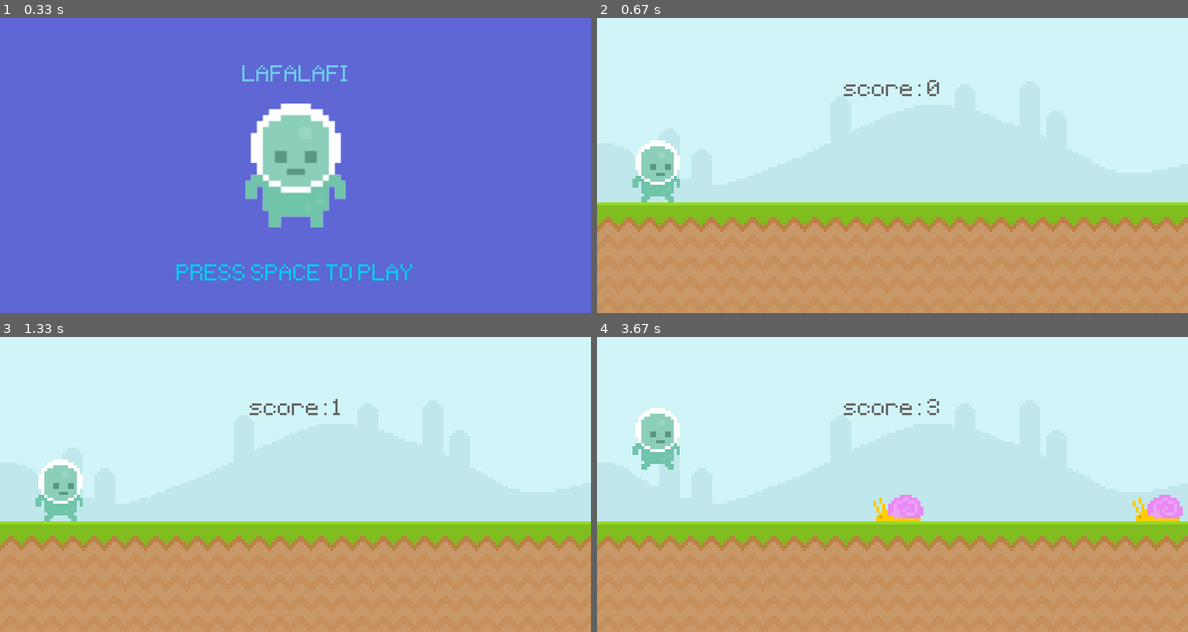
Above: before the commit, frames 1-4 (two rows, left to right).
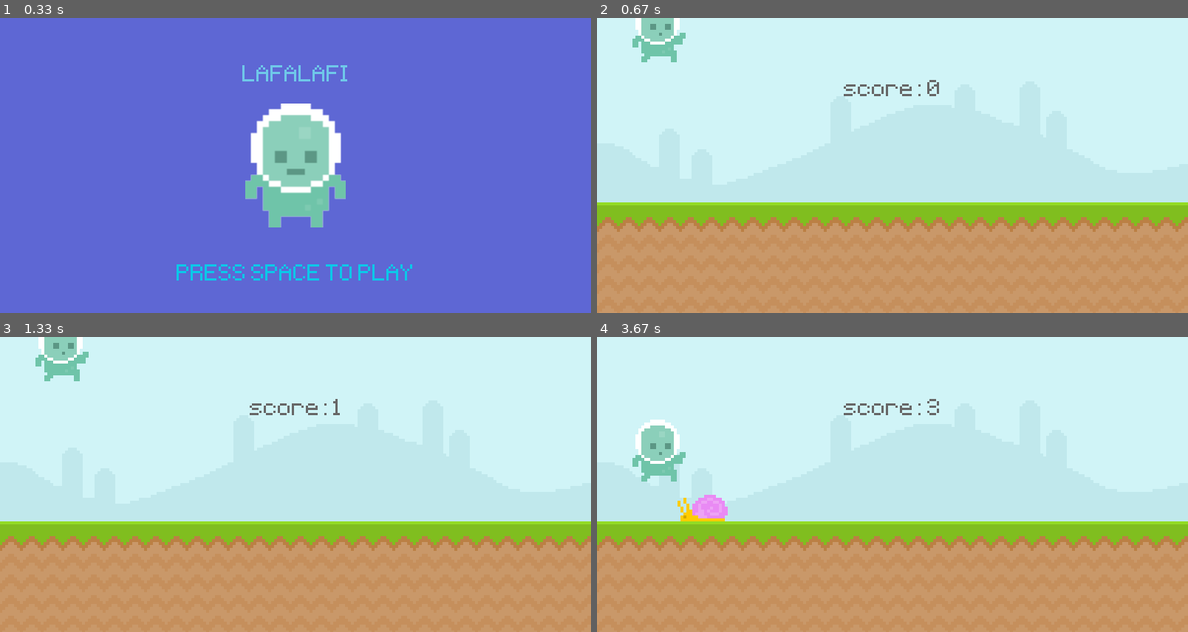
Above: after the commit, the same moments.

Repository: RishatTalukder/pygame-hub
Game: pygame game, started from main_game.py
Two runs of this game, one before a commit and one after it. Both use one fixed random seed, a clock stepped at 60 frames per second and the inputs below.
Inputs (mouse positions are in pixels of both pictures, inside the frame that each line leads up to):
- Up to frame 1 (0.33 s): no input
- Up to frame 2 (0.67 s): tap Space at 0.33 s
- Up to frame 3 (1.33 s): hold Space 0.67-1.13 s; move the mouse to (88, 590) at 0.7 s
- Up to frame 4 (3.67 s): tap Space at 2.17, 2.57, 2.87, 3.6 s; move the mouse to (857, 457) at 2.53 s; move the mouse to (685, 587) at 3.6 s

Frame 1 is identical in both runs. In frame 2, 2.2% of the frame differs, in the area x 6-15%, y 0-63%; in frame 3, 2.2%; in frame 4, 2.9%, in the area x 6-100%, y 24-63%.

Commit message:
update && upgraded

Diff:
--- /dev/null
+++ b/clean_version.py
@@ -0,0 +1,214 @@
+from typing import Any
+import pygame
+from sys import exit
+from random import randint, choice
+
+
+class Player(pygame.sprite.Sprite):
+    def __init__(
+        self,
+    ):
+        super().__init__()
+        self.player_walk_1 = pygame.image.load(
+            "graphics/Player/player_walk_1.png"
+        ).convert_alpha()
+        self.player_walk_2 = pygame.image.load(
+            "graphics/Player/player_walk_2.png"
+        ).convert_alpha()
+        self.player_index = 0
+        self.walk = [self.player_walk_1, self.player_walk_2]
+        self.player_jump = pygame.image.load("graphics/Player/jump.png").convert_alpha()
+        self.image = self.walk[self.player_index]
+        self.rect = self.image.get_rect(midbottom=(80, 250))
+        self.gravity = 0
+
+    def player_input(self):
+        keys = pygame.key.get_pressed()
+        if keys[pygame.K_SPACE] and self.rect.bottom >= 250 and game_active:
+            jump_sound.play()
+            self.gravity = -20
+
+    def apply_gravity(self):
+        self.gravity += 1
+        self.rect.y += self.gravity
+        if self.rect.bottom >= 250:
+            self.rect.bottom = 250
+
+    def update(self):
+        self.player_input()
+        self.apply_gravity()
+        self.player_animation()
+
+    def player_animation(self):
+        if self.rect.bottom < 250:
+            self.image = self.player_jump
+
+        else:
+            self.player_index += 0.1
+            if self.player_index >= len(self.walk):
+                self.player_index = 0
+            self.image = self.walk[int(self.player_index)]
+
+
+class Obstacle(pygame.sprite.Sprite):
+    def __init__(self, type):
+        super().__init__()
+        if type == "fly":
+            fly_frame_1 = pygame.image.load("graphics/Fly/Fly1.png").convert_alpha()
+            fly_frame_2 = pygame.image.load("graphics/Fly/Fly2.png").convert_alpha()
+            self.frames = [fly_frame_1, fly_frame_2]
+            y_pos = 150
+
+        else:
+            enemy_frame_1 = pygame.image.load(
+                "graphics/snail/snail1.png"
+            ).convert_alpha()
+            enemy_frame_2 = pygame.image.load(
+                "graphics/snail/snail2.png"
+            ).convert_alpha()
+            self.frames = [enemy_frame_1, enemy_frame_2]
+            y_pos = 250
+
+        self.animation_index = 0
+
+        self.image = self.frames[self.animation_index]
+
+        self.rect = self.image.get_rect(midbottom=(randint(900, 1400), y_pos))
+
+    def animation_state(self):
+        self.animation_index += 0.1
+        if self.animation_index >= len(self.frames):
+            self.animation_index = 0
+
+        self.image = self.frames[int(self.animation_index)]
+
+    def update(
+        self,
+    ):
+        self.animation_state()
+        self.rect.x -= 6
+        self.destroy()
+
+    def destroy(self):
+        if self.rect.x <= -100:
+            self.kill()
+
+
+def display_score():
+    current_time = pygame.time.get_ticks() // 1000 - starting_time
+    score_surface = text_font.render(
+        "score: " + str(current_time), False, (103, 103, 103)
+    )
+    score_rect = score_surface.get_rect(center=(400, 100))
+    screen.blit(score_surface, score_rect)
+    return current_time
+
+
+def collision_sprite():
+    if pygame.sprite.spritecollide(player.sprite, obstacle_group, False):
+        obstacle_group.empty()
+        return False
+
+    return True
+
+
+pygame.init()
+
+screen = pygame.display.set_mode((800, 400))
+pygame.display.set_caption("LAFALAFI")
+clock = pygame.time.Clock()
+game_active = False
+starting_time = 0
+score = 0
+
+jump_sound = pygame.mixer.Sound("audio/jump.mp3")
+jump_sound.set_volume(0.2)
+
+bg_music = pygame.mixer.Sound("audio/music.wav")
+bg_music.set_volume(0.4)
+bg_music.play(loops=-1)
+
+
+player = pygame.sprite.GroupSingle()
+player.add(Player())
+
+obstacle_group = pygame.sprite.Group()
+
+text_font = pygame.font.Font("font/Pixeltype.ttf", 50)
+
+sky_surface = pygame.image.load("graphics/Sky.png").convert()
+ground_surface = pygame.image.load("graphics/ground.png").convert()
+
+
+player_stand_surface = pygame.image.load(
+    "graphics/Player/player_stand.png"
+).convert_alpha()
+
+player_stand_surface = pygame.transform.rotozoom(player_stand_surface, 0, 2)
+player_stand_rect = player_stand_surface.get_rect(center=(400, 200))
+
+
+text_surface = text_font.render("LAFALAFI", False, (111, 200, 233))
+text_rect = text_surface.get_rect(center=(400, 80))
+
+massage_text = text_font.render("PRESS SPACE TO PLAY", False, (11, 200, 233))
+massege_rect = massage_text.get_rect(center=(400, 350))
+
+obstacle_timer = pygame.USEREVENT + 1
+
+pygame.time.set_timer(obstacle_timer, 1500)
+
+enemy_animation_timer = pygame.USEREVENT + 2
+pygame.time.set_timer(enemy_animation_timer, 300)
+
+fly_animation_timer = pygame.USEREVENT + 3
+pygame.time.set_timer(fly_animation_timer, 200)
+
+
+while True:
+    for event in pygame.event.get():
+        if event.type == pygame.QUIT:
+            pygame.quit()
+            exit()
+
+        if game_active:
+            if event.type == obstacle_timer:
+                obstacle_group.add(Obstacle(choice(["fly", "snail", "snail", "snail"])))
+
+        else:
+            if event.type == pygame.KEYDOWN:
+                if event.key == pygame.K_SPACE:
+                    game_active = True
+                    starting_time = pygame.time.get_ticks() // 1000
+
+    if game_active:
+        screen.blit(sky_surface, (0, 0))
+        screen.blit(ground_surface, (0, 250))
+
+        player.draw(screen)
+        player.update()
+
+        obstacle_group.draw(screen)
+        obstacle_group.update()
+        score = display_score()
+
+        game_active = collision_sprite()
+
+    else:
+        screen.fill((94, 103, 212))
+        screen.blit(player_stand_surface, player_stand_rect)
+        screen.blit(text_surface, text_rect)
+
+        score_msg_surface = text_font.render(
+            f"your score: {score}", False, (111, 200, 233)
+        )
+        score_msg_rect = score_msg_surface.get_rect(center=(400, 350))
+
+        if score:
+            screen.blit(score_msg_surface, score_msg_rect)
+
+        else:
+            screen.blit(massage_text, massege_rect)
+
+    pygame.display.update()
+    clock.tick(60)
--- a/main_game.py
+++ b/main_game.py
@@ -1,6 +1,87 @@
+from typing import Any
 import pygame
 from sys import exit
-from random import randint
+from random import randint,choice
+
+class Player(pygame.sprite.Sprite):
+    def __init__(self,):
+        super().__init__()
+        self.player_walk_1 = pygame.image.load('graphics/Player/player_walk_1.png').convert_alpha()
+        self.player_walk_2 = pygame.image.load('graphics/Player/player_walk_2.png').convert_alpha()
+        self.player_index = 0
+        self.walk = [self.player_walk_1,self.player_walk_2]
+        self.player_jump = pygame.image.load('graphics/Player/jump.png').convert_alpha()
+        self.image = self.walk[self.player_index]
+        self.rect = self.image.get_rect(midbottom = (80,250))
+        self.gravity = 0
+
+
+    def player_input(self):
+        keys = pygame.key.get_pressed()
+        if keys[pygame.K_SPACE] and self.rect.bottom >= 250 and game_active:
+            jump_sound.play()
+            self.gravity = -20
+
+    def apply_gravity(self):
+        self.gravity += 1
+        self.rect.y += self.gravity
+        if self.rect.bottom >= 250:
+            self.rect.bottom = 250
+
+    def update(self):
+        self.player_input()
+        self.apply_gravity()
+        self.player_animation()
+
+    def player_animation(self):
+        if self.rect.bottom < 250:
+            self.image = self.player_jump
+
+        else:
+            self.player_index += .1
+            if self.player_index >= len(self.walk):
+                self.player_index = 0
+            self.image = player_walk[int(player_index)]
+
+class Obstacle(pygame.sprite.Sprite):
+    def __init__(self, type):
+        super().__init__()
+        if type == "fly":
+            fly_frame_1 = pygame.image.load("graphics/Fly/Fly1.png").convert_alpha()
+            fly_frame_2 = pygame.image.load("graphics/Fly/Fly2.png").convert_alpha()
+            self.frames = [fly_frame_1,fly_frame_2]
+            y_pos = 150
+
+        else:
+            enemy_frame_1 = pygame.image.load("graphics/snail/snail1.png").convert_alpha()
+            enemy_frame_2 = pygame.image.load("graphics/snail/snail2.png").convert_alpha()
+            self.frames = [enemy_frame_1,enemy_frame_2]
+            y_pos = 250
+
+
+        self.animation_index = 0
+
+        self.image = self.frames[self.animation_index]
+
+        self.rect = self.image.get_rect(midbottom = (randint(900,1400),y_pos))
+
+    def animation_state(self):
+        self.animation_index += .1
+        if self.animation_index >= len(self.frames):
+            self.animation_index = 0
+
+        self.image = self.frames[int(self.animation_index)]
+
+    def update(self,):
+        self.animation_state()
+        self.rect.x -= 6
+        self.destroy()
+
+    def destroy(self):
+        if self.rect.x <= -100:
+            self.kill()
+
+
 
 def display_score():
     current_time = pygame.time.get_ticks()//1000-starting_time
@@ -35,10 +116,24 @@
             if player.colliderect(obstacle_rect):
                 return False
 
+def collision_sprite():
+    if pygame.sprite.spritecollide(player.sprite,obstacle_group,False):
+        obstacle_group.empty()
+        return False
 
     return True
 
 
+def player_animation():
+    global player_index, player_surface
+    if player_rect.bottom < 250:
+        player_surface = player_jump
+
+    else:
+        player_index += .1
+        if player_index >= len(player_walk):
+            player_index = 0
+        player_surface = player_walk[int(player_index)]
 
 pygame.init()
 
@@ -48,6 +143,20 @@
 game_active = False
 starting_time = 0
 score = 0
+
+jump_sound = pygame.mixer.Sound("audio/jump.mp3")
+jump_sound.set_volume(.2)
+
+bg_music = pygame.mixer.Sound("audio/music.wav")
+bg_music.set_volume(.4)
+bg_music.play(loops=-1)
+
+
+player = pygame.sprite.GroupSingle()
+player.add(Player())
+
+obstacle_group = pygame.sprite.Group()
+
 
 
 #text_font = pygame.font.SysFont('Arial',22)
@@ -60,9 +169,17 @@
 sky_surface = pygame.image.load('graphics/Sky.png').convert()
 ground_surface = pygame.image.load('graphics/ground.png').convert()
 #player_surface = pygame.image.load('graphics/Player/player_stand.png').convert_alpha()
-player_surface = pygame.image.load('graphics/Player/player_walk_1.png').convert_alpha()
+
+
+player_walk_1 = pygame.image.load('graphics/Player/player_walk_1.png').convert_alpha()
+player_walk_2 = pygame.image.load('graphics/Player/player_walk_2.png').convert_alpha()
+player_walk = [player_walk_1,player_walk_2]
+player_index = 0
+player_surface = player_walk[player_index]
 player_rect = player_surface.get_rect(midbottom = (80,250))
 
+
+player_jump = pygame.image.load('graphics/Player/jump.png').convert_alpha()
 
 player_stand_surface = pygame.image.load('graphics/Player/player_stand.png').convert_alpha()
 
@@ -70,13 +187,22 @@
 player_stand_rect = player_stand_surface.get_rect(center=(400,200))
 
 
-
-
 gravity = 0
-enemy_surface = pygame.image.load("graphics/snail/snail1.png").convert_alpha()
+
+
+enemy_frame_1 = pygame.image.load("graphics/snail/snail1.png").convert_alpha()
+enemy_frame_2 = pygame.image.load("graphics/snail/snail2.png").convert_alpha()
+enemy_frames = [enemy_frame_1,enemy_frame_2]
+enemy_index = 0
+enemy_surface = enemy_frames[enemy_index]
 # enemy_rect = enemy_surface.get_rect(midbottom = (700,250))
-fly_surface = pygame.image.load("graphics/Fly/Fly1.png").convert_alpha()
-
+
+
+fly_frame_1 = pygame.image.load("graphics/Fly/Fly1.png").convert_alpha()
+fly_frame_2 = pygame.image.load("graphics/Fly/Fly2.png").convert_alpha()
+fly_frames = [fly_frame_1,fly_frame_2]
+fly_index = 0
+fly_surface = fly_frames[fly_index]
 #obstacle_rect_list
 
 obstacle_rect_list = []
@@ -91,6 +217,13 @@
 obstacle_timer = pygame.USEREVENT + 1
 
 pygame.time.set_timer(obstacle_timer,1500)
+
+enemy_animation_timer = pygame.USEREVENT + 2
+pygame.time.set_timer(enemy_animation_timer,300)
+
+fly_animation_timer = pygame.USEREVENT + 3
+pygame.time.set_timer(fly_animation_timer,200)
+
 
 while True:
     for event in pygame.event.get():
@@ -115,6 +248,7 @@
 
             if event.type == pygame.KEYDOWN:
                 if event.key == pygame.K_SPACE and player_rect.bottom == 250:
+                    #jump_sound.play()
                     gravity = -20
 
             if event.type == pygame.KEYUP:
@@ -127,13 +261,32 @@
                     # enemy_rect.left = 800
                     starting_time = pygame.time.get_ticks()//1000
 
-        if event.type == obstacle_timer and game_active:
-            if randint(0,2):
-
-                obstacle_rect_list.append(enemy_surface.get_rect(midbottom = (randint(900,1400),250)))
-
-            else:
-                obstacle_rect_list.append(fly_surface.get_rect(midbottom = (randint(900,1400),150)))
+
+        if game_active:
+            if event.type == obstacle_timer:
+                obstacle_group.add(Obstacle(choice(["fly","snail","snail","snail"])))
+                # if randint(0,2):
+
+                #     #obstacle_rect_list.append(enemy_surface.get_rect(midbottom = (randint(900,1400),250)))
+                #     obstacle_group.add(Obstacle("fly"))
+
+                # else:
+                #     #obstacle_rect_list.append(fly_surface.get_rect(midbottom = (randint(900,1400),150)))
+                #     obstacle_group.add(Obstacle("snail"))
+
+            if event.type == enemy_animation_timer:
+                if enemy_index == 0: enemy_index = 1
+                else: enemy_index = 0
+
+                enemy_surface = enemy_frames[enemy_index]
+
+            if event.type == fly_animation_timer:
+                if fly_index == 0: fly_index = 1
+                else: fly_index = 0
+
+                fly_surface = fly_frames[fly_index]
+
+
 
 
 
@@ -143,24 +296,33 @@
 
         screen.blit(sky_surface,(0,0))
         screen.blit(ground_surface,(0,250))
-        gravity += 1
-        player_rect.y += gravity
-        if player_rect.bottom >= 250:
-            player_rect.bottom = 250
-        screen.blit(player_surface,player_rect)
+        # gravity += 1
+        # player_rect.y += gravity
+        # if player_rect.bottom >= 250:
+        #     player_rect.bottom = 250
+
+        # player_animation()
+        # screen.blit(player_surface,player_rect)
+
+        player.draw(screen)
+        player.update()
+
+
+        obstacle_group.draw(screen)
+        obstacle_group.update()
         score = display_score()
         #screen.blit(text_surface,(350,50))
         # screen.blit(enemy_surface,enemy_rect)
         # enemy_rect.x -= 4
         # if enemy_rect.right <= 0: enemy_rect.left = 800
-        obstacle_rect_list = obstacle_movement(obstacle_rect_list)
+        #obstacle_rect_list = obstacle_movement(obstacle_rect_list)
 
         # if enemy_rect.colliderect(player_rect):
         #     # pygame.quit()
         #     # exit()
         #    game_active = False
 
-        game_active = collision(player_rect,obstacle_rect_list)
+        game_active = collision_sprite()
 
     else:
         screen.fill((94,103,212))
